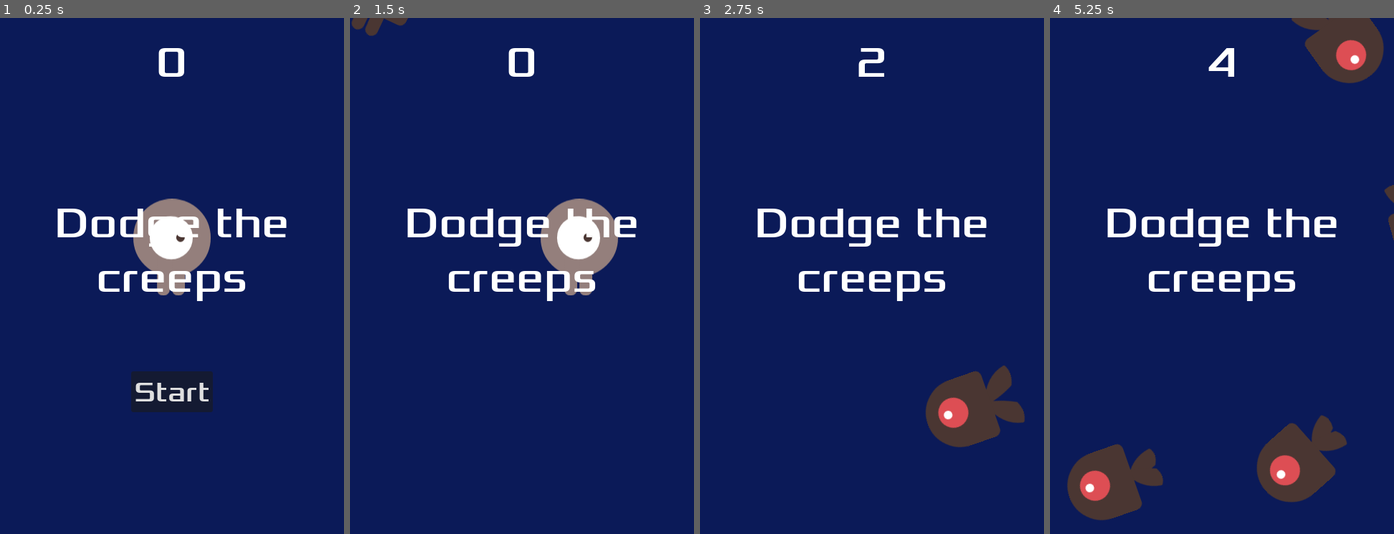
Above: before the commit, frames 1-4 (left to right).
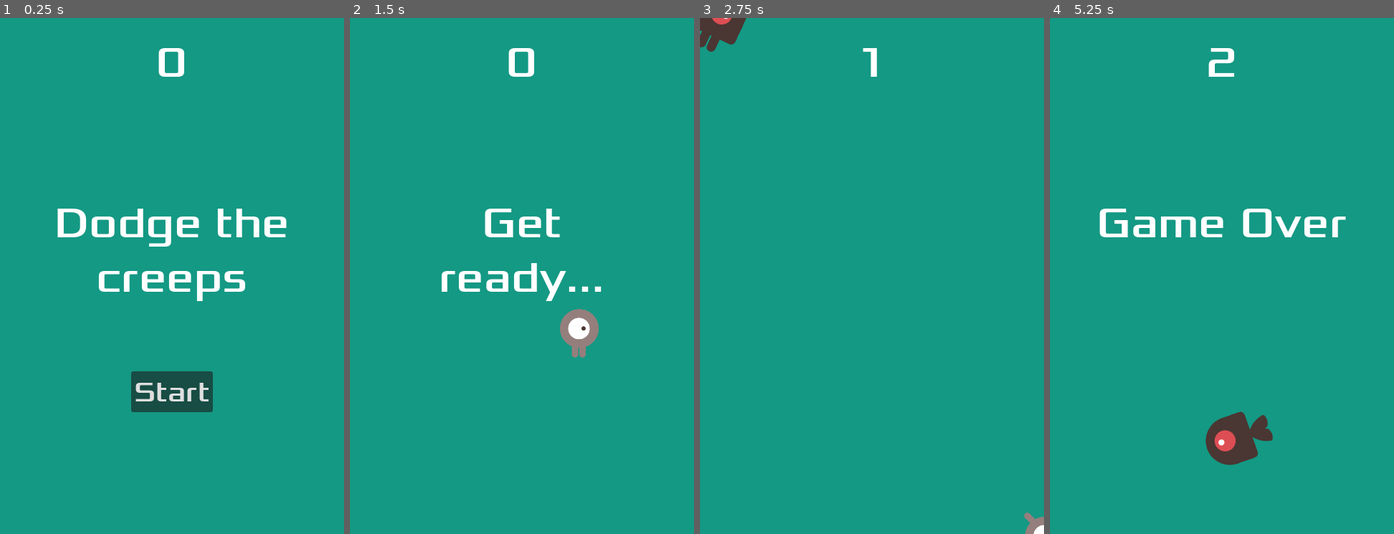
Above: after the commit, the same moments.

Repository: AnhNguyenTung039/godot-dogde-the-creeps
Game: Godot game, scene res://Main.tscn
Same seed, same stepped clock (60 frames per second), same inputs: the game is played once before the commit and once after it.
Inputs:
- Up to frame 1 (0.25 s): no input
- Up to frame 2 (1.5 s): click "Start" at 0.5 s; hold D (move_right) from 1.28 s (still down)
- Up to frame 3 (2.75 s): release D (move_right) at 2.03 s; hold S (move_down) from 2.03 s (still down)
- Up to frame 4 (5.25 s): release S (move_down) at 2.78 s; hold D (move_right) 2.78-3.53 s; hold W (move_up) 3.53-4.28 s; hold A (move_left) from 4.28 s (still down)

The runs differ from the first frame. In frame 1, 97% of the frame differs, in the area x 0-100%, y 0-100%; in frame 2, 99%; in frame 3, 100%; in frame 4, 99%.

Commit message:
Finalize restart sequences Added sound

Diff:
--- a/Hud.gd
+++ b/Hud.gd
@@ -12,6 +12,12 @@
 
 func show_game_over():
 	show_message("Game Over")
+	await($MessageTimer.timeout)
+	$MessageLabel.text = "Dodge the Creeps"
+	$MessageLabel.show()
+	# 1 time use Timer, after this line ran the Timer will be destroy
+	await(get_tree().create_timer(1.0).timeout)
+	$Button.show()
 
 func _on_button_pressed():
 	$Button.hide()
--- a/Main.gd
+++ b/Main.gd
@@ -9,10 +9,28 @@
 
 func new_game():
 	score = 0
+	$HUD.update_score(score)
+
+	# The mods, created at Mob.tscn Node/Group tab
+	get_tree().call_group("mobs", "queue_free")
+	$Player.start($StartPosition.position)
+
+	$StartTimer.start()
+	$Music.play()
+
+	$HUD.show_message("Get ready...")
+
+	await($StartTimer.timeout)
 	$ScoreTimer.start()
+
+	$MobTimer.start()
 
 func game_over():
 	$ScoreTimer.stop()
+	$MobTimer.stop()
+	$HUD.show_game_over()
+	$Music.stop()
+	$DeathSound.play()
 
 func _on_mob_timer_timeout():
 	var mob_spawn_location = $MobPath/MobSpawnLocation
--- a/Main.tscn
+++ b/Main.tscn
@@ -1,9 +1,11 @@
-[gd_scene load_steps=6 format=3 uid="uid://do7hcb51yql4e"]
+[gd_scene load_steps=8 format=3 uid="uid://do7hcb51yql4e"]
 
 [ext_resource type="Script" path="res://Main.gd" id="1_7i5rm"]
 [ext_resource type="PackedScene" uid="uid://cd5cqbqh8jwpt" path="res://Mob.tscn" id="2_17duf"]
 [ext_resource type="PackedScene" uid="uid://roh8s8wki0ix" path="res://Player.tscn" id="3_jmw3d"]
 [ext_resource type="PackedScene" uid="uid://dbm4dwjvp1slp" path="res://Hud.tscn" id="4_ugesc"]
+[ext_resource type="AudioStream" uid="uid://1taihdmqe654" path="res://art/house-in-a-forest-loop.ogg" id="5_uq3uf"]
+[ext_resource type="AudioStream" uid="uid://2ampoivrkvyp" path="res://art/game-over.wav" id="6_3ict3"]
 
 [sub_resource type="Curve2D" id="Curve2D_dt4vn"]
 _data = {
@@ -21,7 +23,7 @@
 anchor_bottom = 1.0
 grow_horizontal = 2
 grow_vertical = 2
-color = Color(0.0431373, 0.101961, 0.345098, 1)
+color = Color(0.0784314, 0.6, 0.517647, 1)
 
 [node name="MobPath" type="Path2D" parent="."]
 curve = SubResource("Curve2D_dt4vn")
@@ -29,16 +31,27 @@
 [node name="MobSpawnLocation" type="PathFollow2D" parent="MobPath"]
 
 [node name="MobTimer" type="Timer" parent="."]
-autostart = true
 
 [node name="Player" parent="." instance=ExtResource("3_jmw3d")]
-position = Vector2(240, 320)
+position = Vector2(-160, 120)
 
 [node name="HUD" parent="." instance=ExtResource("4_ugesc")]
 
 [node name="ScoreTimer" type="Timer" parent="."]
 
+[node name="StartTimer" type="Timer" parent="."]
+
+[node name="StartPosition" type="Marker2D" parent="."]
+position = Vector2(240, 440)
+
+[node name="Music" type="AudioStreamPlayer2D" parent="."]
+stream = ExtResource("5_uq3uf")
+
+[node name="DeathSound" type="AudioStreamPlayer2D" parent="."]
+stream = ExtResource("6_3ict3")
+
 [connection signal="ready" from="." to="." method="_on_ready"]
 [connection signal="timeout" from="MobTimer" to="." method="_on_mob_timer_timeout"]
+[connection signal="hit" from="Player" to="." method="game_over"]
 [connection signal="start_game" from="HUD" to="." method="new_game"]
 [connection signal="timeout" from="ScoreTimer" to="." method="_on_score_timer_timeout"]
--- a/Mob.tscn
+++ b/Mob.tscn
@@ -45,8 +45,8 @@
 }]
 
 [sub_resource type="CapsuleShape2D" id="CapsuleShape2D_w4x3b"]
-radius = 47.9972
-height = 134.014
+radius = 34.0196
+height = 91.9516
 
 [node name="Mob" type="RigidBody2D" groups=["mobs"]]
 collision_mask = 0
@@ -54,6 +54,7 @@
 script = ExtResource("1_kvcmx")
 
 [node name="AnimatedSprite2D" type="AnimatedSprite2D" parent="."]
+scale = Vector2(0.7, 0.7)
 sprite_frames = SubResource("SpriteFrames_vx3pf")
 animation = &"walk"
 
@@ -62,7 +63,7 @@
 shape = SubResource("CapsuleShape2D_w4x3b")
 
 [node name="VisibleOnScreenNotifier2D" type="VisibleOnScreenNotifier2D" parent="."]
-position = Vector2(1.90735e-06, 9.53674e-07)
-scale = Vector2(5.1, 4.1)
+position = Vector2(3.09944e-06, 5.00679e-06)
+scale = Vector2(4.6, 3.4)
 
 [connection signal="screen_exited" from="VisibleOnScreenNotifier2D" to="." method="_on_visible_on_screen_notifier_2d_screen_exited"]
--- a/Player.gd
+++ b/Player.gd
@@ -8,6 +8,7 @@
 
 func _ready():
 	screen_size = get_viewport_rect().size
+	hide()
 
 func _process(delta):
 	var direction = Vector2.ZERO
--- a/Player.tscn
+++ b/Player.tscn
@@ -32,18 +32,19 @@
 }]
 
 [sub_resource type="CapsuleShape2D" id="CapsuleShape2D_2kgnv"]
-radius = 55.0
-height = 138.0
+radius = 27.0
+height = 66.0
 
 [node name="Player" type="Area2D"]
 script = ExtResource("1_y7rix")
 
 [node name="AnimatedSprite2D" type="AnimatedSprite2D" parent="."]
+scale = Vector2(0.5, 0.5)
 sprite_frames = SubResource("SpriteFrames_g35ep")
 animation = &"Right"
 
 [node name="CollisionShape2D" type="CollisionShape2D" parent="."]
-position = Vector2(0, 1)
+position = Vector2(0, -1)
 shape = SubResource("CapsuleShape2D_2kgnv")
 
 [connection signal="body_entered" from="." to="." method="_on_body_entered"]
